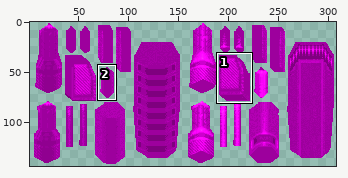
File history of a sprite sheet, qw/textures/models/g_light_0.png. The first picture is a wide view before the edit; the outline marks the close-up.
Close-up. Old version:
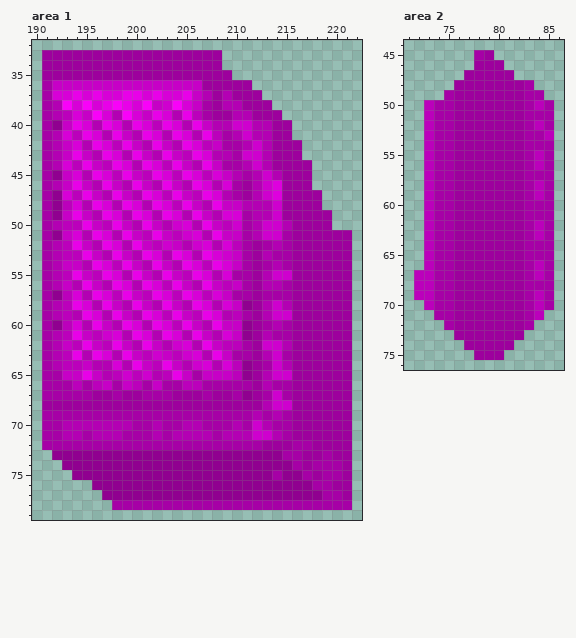
The file is 308x144 pixels. Colours within 5 levels of each other are drawn and written as one. Shown: area 1: x 190..222, y 32..79; area 2: x 71..86, y 44..76. The wide view leaves out empty margins. The commit also changed other parts of the picture, which this record leaves out.
Once edited:
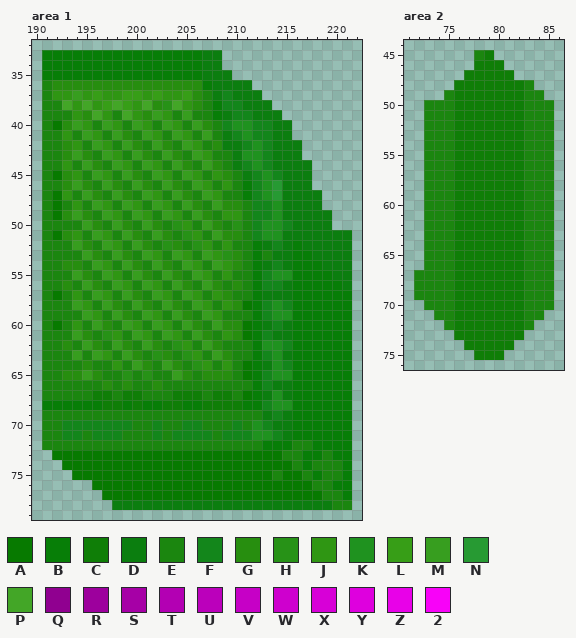
Palette (. is transparent): A #077a00  B #077e07  C #0f7e07  D #0b7e0f  E #1b860f  F #13861b  G #278e0f  H #279217  J #2f9613  K #1f921f  L #379e17  M #379e1f  N #279a33  P #43a627  Q #900090  R #9d009d  S #a600a6  T #b300b3  U #bb00bb  V #c600c6  W #ce00ce  X #d700d7  Y #de00de  Z #e801e8  2 #f802f8
Diff:
Changed rows in their new state; - is an unchanged pixel.
Area 1:
first column x 191:
33 BBBBBBBBBBBBBBBBDD-------------
34 BBBBBBBBBBBBBBBBDD-------------
35 BBBBBBBBBBBBBBBBDDD------------
36 EGGGGGGGGGGGGGGGBDDDD----------
37 EJJMJLJJLLJLJJLGEDFDDD---------
38 EEPJPJLPLJPGHPJGEBFFDDD--------
39 EEEJGPJEPJGMJEMEEBDFFDDD-------
40 EAGMJEMJEMJEMJEMGEFKKFFDD------
41 EEJEMJEMGEMJEMJEMEDFKFFDD------
42 EEGJEMJEMGEMGEMJEGDDFKFDDD-----
43 EEGMGEMJEMGEMGEMJEEDKKFDDD-----
44 EEJEMGEMJEMJEMGEMGEDFKFDDDD----
45 EAGJEMJEMGEMJEMJEJGEDFKFDDD----
46 EEGMGEMGEMGEMGEMJEJEBFKNDDD----
47 EAJEMGEMGEMJEMGEMJEEBFKNDDDD---
48 EAEJEMJEMJEMJEMGEMGGEFFKDDDD---
49 EAGMGEMJEMJEMJEMGEJJEFFKDDDDD--
50 EEEEMGEMGEMGEHJEMGEHEFKKFDDDD--
51 EAGJEMJEMGEMGEHJEMGGEFKKDDDDDDD
52 EEEMGEMJEMGEHGEHJEJEEBDFDBDDDDD
53 EEEEMGEMGEMJEMJEMJHGEBEDDBBDDDD
54 EEGGEMJEMGEMGEMJEMJGEBDFDBBBDDD
55 EEEMGEMJEMGEMGEMJEJEEBFKKBBBBDD
56 EEGEMGEMJEMJEMGEMGEGEBFFDBBBBBD
57 EAEJEMJEMGEMJEMJEJGEEBDDDBBBBBB
58 EEEMJEMGEMGEMGEMJEJGABFKFBBBBBB
59 EEEEMJEMGEMJEMGEMJEEEBFKKBBBBBB
60 EAEJEMGEMJEMJEMGEMGGABDFDBBBBBB
61 EEEMGEHJEMJEMJEMGEJGABFDDBBBBBB
62 EEGEMGEMGEMGEHJEMGEEEBKKFBBBBBB
63 EEEMEMJEMGEHGEHJEMGEEBFKDBBBBBB
64 EEEEGEEJEMGEMGEHJEJEABDKFBBBBBB
65 EEGGMGEEHEHEEMGEGGGEABFKKBBBBBB
66 EEEEEEGEGEEGEEEEEEEEEBFDDBBBBBB
67 EEEEECCECCEEECCCECCEABDKDBBBBBB
68 BBBBBBCCBCBBCCBBCCCCBBFKKBBBBBB
69 EEEEEEEEEEEEEEEEEEEEEEDFDBBBBBB
70 EEFFFFFFFEEFEEFFEEEFEKFDDBBBBBB
71 EEFFEFFFEEEFEFFFFEFFFKKFDBBBBBB
72 EEEEEEEEEEEEEEEEEEEEEEBBBEEBBBB
73 -AAAAAAAAAAAAAAAAAAAAAAAEEBBEBB
74 --AAAAAAAAAAAAAAAAAAAAAAAEBEEEB
75 ---AAAAAAAAAAAAAAAAAAAAEAAEBEEB
76 -----AAAAAAAAAAAAAAAAAAAAAAEEBB
77 ------AAAAAAAAAAAAAAAAAAAAAAEEB
78 -------DDDDDDDDDDDDDDDDDDDDDDEE
Area 2:
first column x 72:
45 ------EC------
46 ------CCC-----
47 -----CCCCC----
48 ----CCCCCCCE--
49 ---ECCCCCCCEE-
50 -EEECCCCCCCEEE
51 -EEECCCCCCCEEE
52 -EEECCCCCCCEEE
53 -EEECCCCCCCEEE
54 -EEECCCCCCCEEE
55 -EEECCCCCCCEEE
56 -EEECCCCCCCEEE
57 -EEECCCCCCCEEE
58 -EEECCCCCCCEEE
59 -EEECCCCCCCEEE
60 -EEECCCCCCCEEE
61 -EEECCCCCCCEEE
62 -EEECCCCCCCEEE
63 -EEECCCCCCCEEE
64 -EEECCCCCCCEEE
65 -EEECCCCCCCEEE
66 -EEECCCCCCCEEE
67 EEEECCCCCCCEEE
68 EEEECCCCCCCEEE
69 EEEECCCCCCCEEE
70 -EEECCCCCCCEEE
71 --EECCCCCCCEE-
72 ---ECCCCCCCE--
73 ----CCCCCCC---
74 -----CCCCC----
75 ------CCC-----
Boxes around the changes in both close-ups, in picture pixels (x1, y1, x2, y2):
changed: (42, 50, 352, 510)
changed: (414, 50, 554, 360)
